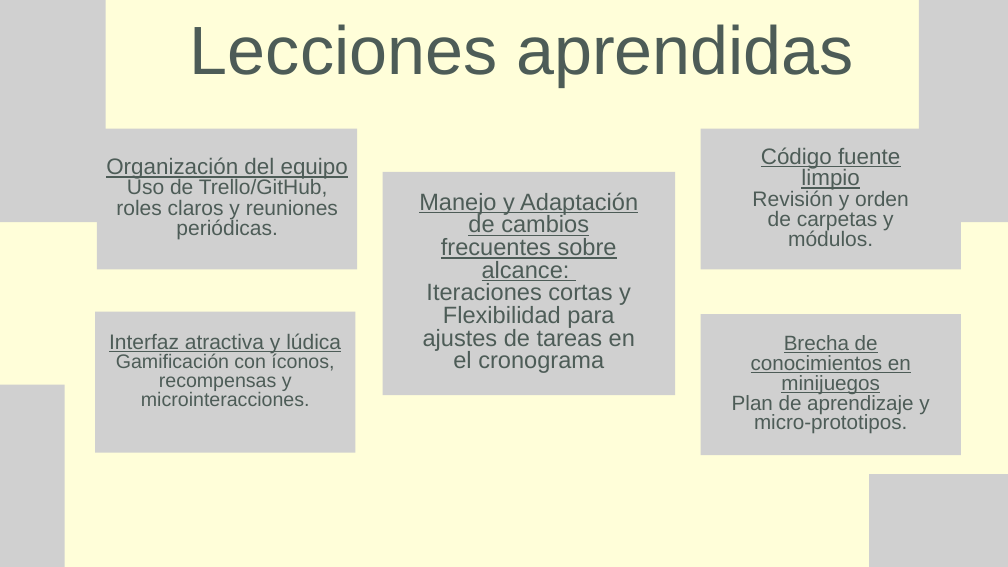
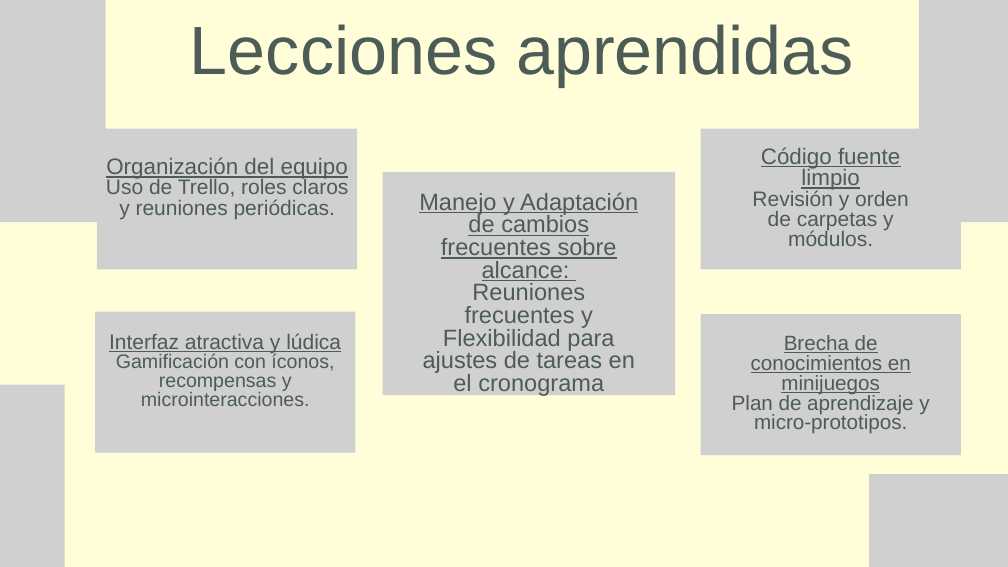
Before and after one commit to ZMarv/Capstone_Equipo3, a slide deck: slide 14 of Fase 3/Evidencias del Proyecto/Presentación_Final_Proyecto.pptx. Drawn at 1008x567 pixels with LibreOffice and Linux fonts; fonts in the diff are those of the drawing; grey boxes stand for pictures. Boxes give left, top, right and bottom in pixels: in the first picture for what was removed or moved away, otherwise in the second. Text is boxed around its words. In the diff, an @@ line names an element or a change of style, - is before the commit and + after.

```diff
--- a/Fase 3/Evidencias del Proyecto/Presentación_Final_Proyecto.pptx
+++ b/Fase 3/Evidencias del Proyecto/Presentación_Final_Proyecto.pptx
@@ text at (106, 178, 348, 219): text changed @@
-Uso de Trello/GitHub, roles claros y reuniones periódicas.
+Uso de Trello, roles claros y reuniones periódicas.
@@ text at (423, 283, 635, 396): text changed @@
-Iteraciones cortas y Flexibilidad para ajustes de tareas en el cronograma
+Reuniones frecuentes y Flexibilidad para ajustes de tareas en el cronograma
```
Also in this commit, not shown: 1 other slide changed, 5 other files.
